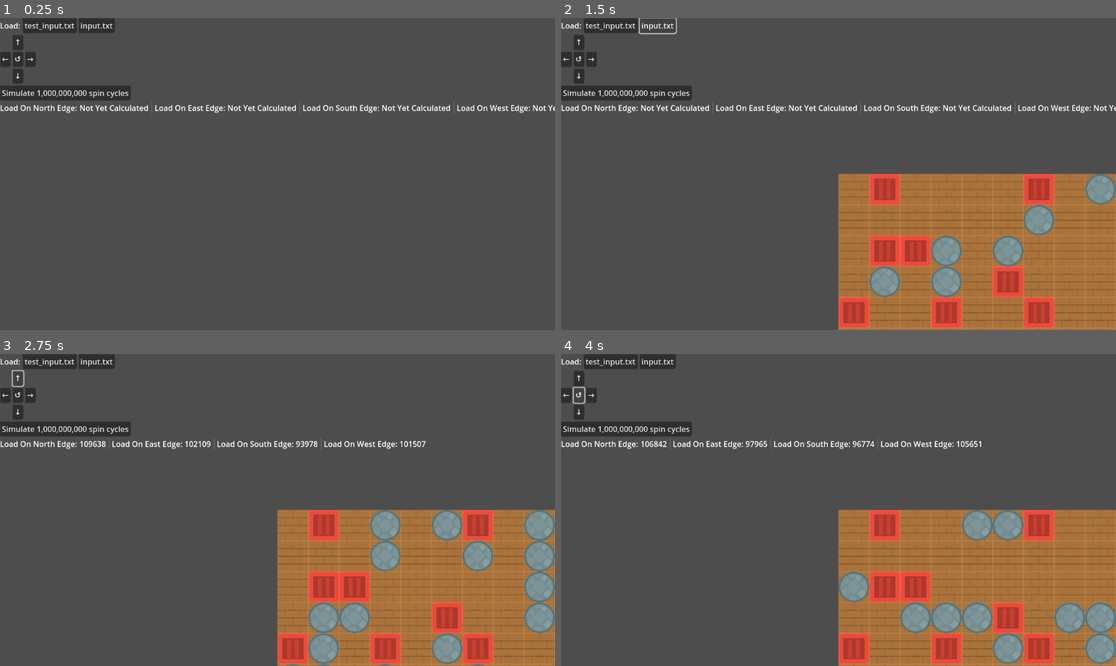
Above: before the commit, frames 1-4 (two rows, left to right).
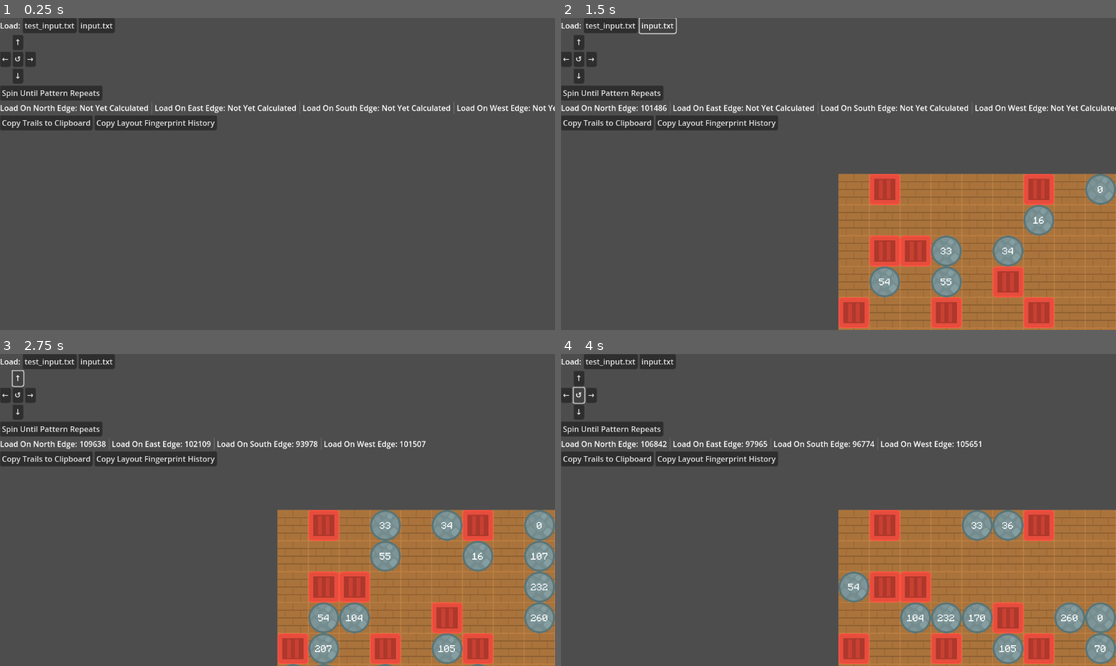
Above: after the commit, the same moments.

Repository: andrejp88/advent-of-code-2023
Game: Godot game, scene res://src/day_14/day_14.tscn
Two runs of this game, one before a commit and one after it. Both use one fixed random seed, a clock stepped at 60 frames per second and the inputs below. The project has no main scene, so this scene is started directly.
Inputs:
- Up to frame 1 (0.25 s): no input
- Up to frame 2 (1.5 s): click "test_input.txt" at 0.5 s; click "input.txt" at 1.25 s
- Up to frame 3 (2.75 s): click "↑" at 2 s
- Up to frame 4 (4 s): click "←" at 2.75 s; click "↺" at 3.5 s

The runs differ from the first frame. In frame 1, 2.0% of the frame differs, in the area x 0-40%, y 21-36%; in frame 2, 3.2%, in the area x 0-100%, y 21-86%; in frame 3, 2.3%; in frame 4, 2.2%.

Commit message:
Day 14, Part 2

Diff:
--- a/src/day_14/day_14.gd
+++ b/src/day_14/day_14.gd
@@ -10,6 +10,42 @@
 const atlas_coords_ground := Vector2i(0, 0)
 const atlas_coords_square_rock := Vector2i(1, 0)
 const atlas_coords_round_rock := Vector2i(0, 1)
+
+var max_cycles_remaining := 0
+const seconds_per_cycle := 0.1
+var time_since_last_cycle := 0.0
+
+var fingerprint_history: Array[String] = []
+var fingerprint_history_cache := {}
+
+
+func _process(delta: float) -> void:
+	if max_cycles_remaining > 0:
+		time_since_last_cycle += delta
+		while time_since_last_cycle > seconds_per_cycle:
+			perform_spin_cycle()
+			max_cycles_remaining -= 1
+			time_since_last_cycle -= seconds_per_cycle
+			$CanvasLayer/VBoxContainer/HBoxContainer3/SpinCyclesRemainingLabel.text = "Spin cycles remaining: %d" % [max_cycles_remaining]
+
+			var last_fingerprint := fingerprint_history[fingerprint_history.size() - 1]
+			if last_fingerprint in fingerprint_history_cache:
+				max_cycles_remaining = 0
+
+				var first_instance_idx := fingerprint_history.find(last_fingerprint)
+				var last_instance_idx := fingerprint_history.size() - 1
+				var period := last_instance_idx - first_instance_idx
+
+				$CanvasLayer/VBoxContainer/HBoxContainer3/SpinCyclesRemainingLabel.text = "Found a repeating pattern of length %s, beginning at %s and ending just before %s" % [period, first_instance_idx, last_instance_idx]
+				var billionth_fingerprint_index := (1_000_000_000 - first_instance_idx) % period + first_instance_idx
+				var billionth_fingerprint_north_load: int = fingerprint_history_cache[fingerprint_history[billionth_fingerprint_index]]
+				$CanvasLayer/VBoxContainer/HBoxContainer4/ResultLabel.text = "After 1 billion cycles, the load on the north wall will be %s" % [billionth_fingerprint_north_load]
+				break
+
+			else:
+				fingerprint_history_cache[fingerprint_history[fingerprint_history.size() - 1]] = calculate_north_load()
+
+
 
 
 func load_and_populate(path: String) -> void:
@@ -20,13 +56,24 @@
 
 
 func repopulate_tilemap(input: String) -> void:
+	await get_tree().process_frame
+
 	tilemap.clear()
 	$CanvasLayer/VBoxContainer/HBoxContainer2/LoadOnNorthEdgeLabel.text = "Not Yet Calculated"
 	$CanvasLayer/VBoxContainer/HBoxContainer2/LoadOnEastEdgeLabel.text = "Not Yet Calculated"
 	$CanvasLayer/VBoxContainer/HBoxContainer2/LoadOnSouthEdgeLabel.text = "Not Yet Calculated"
 	$CanvasLayer/VBoxContainer/HBoxContainer2/LoadOnWestEdgeLabel.text = "Not Yet Calculated"
+	var rock_numbers_container := $RockNumbers/RockNumbersContainer
+	$RockNumbers.remove_child(rock_numbers_container)
+	rock_numbers_container.free()
+
+	rock_numbers_container = Node2D.new()
+	rock_numbers_container.name = "RockNumbersContainer"
+	$RockNumbers.add_child(rock_numbers_container)
 
 	var lines := input.split("\n", false)
+
+	var rock_id := 0
 
 	for y: int in lines.size():
 		for x: int in lines[y].length():
@@ -37,6 +84,26 @@
 
 			elif lines[y][x] == "O":
 				tilemap.set_cell(tilemap_layer_rocks, Vector2i(x, y), 0, atlas_coords_round_rock)
+				var number_label := Label.new()
+				number_label.name = str("%s,%s" % [x, y])
+				number_label.theme = preload("res://src/monocraft_theme.tres")
+				number_label.text = str(rock_id)
+				rock_numbers_container.add_child(number_label)
+				set_label_center_global_position_to_tile(number_label, Vector2i(x, y))
+				rock_id += 1
+
+	fingerprint_history.clear()
+	fingerprint_history.append(get_layout_fingerprint())
+	fingerprint_history_cache.clear()
+	fingerprint_history_cache[fingerprint_history[fingerprint_history.size() - 1]] = calculate_north_load()
+
+
+func set_label_center_global_position_to_tile(label: Label, pos: Vector2i) -> void:
+	label.global_position = (
+		Vector2(tilemap.tile_set.tile_size) * Vector2(pos) +
+		Vector2(tilemap.tile_set.tile_size) / 2.0 -
+		label.size / 2.0
+	)
 
 
 func tilt_platform_up() -> void:
@@ -54,6 +121,8 @@
 func move_round_rock_up(pos: Vector2i) -> void:
 	if pos.y == tilemap.get_used_rect().position.y:
 		return
+
+	var label := $RockNumbers/RockNumbersContainer.get_node("%s,%s" % [pos.x, pos.y])
 
 	for y: int in range(pos.y - 1, tilemap.get_used_rect().position.y - 1, -1):
 		var next_cell_atlas_coords := tilemap.get_cell_atlas_coords(tilemap_layer_rocks, Vector2i(pos.x, y))
@@ -64,14 +133,18 @@
 			var new_pos := Vector2i(pos.x, y + 1)
 			tilemap.set_cell(tilemap_layer_rocks, pos, -1, Vector2i(-1, -1))
 			tilemap.set_cell(tilemap_layer_rocks, new_pos, 0, atlas_coords_round_rock)
+			set_label_center_global_position_to_tile(label, new_pos)
+			label.name = "%s,%s" % [new_pos.x, new_pos.y]
 			return
 
 	var next_to_wall_pos := Vector2i(pos.x, tilemap.get_used_rect().position.y)
 	tilemap.set_cell(tilemap_layer_rocks, next_to_wall_pos, 0, atlas_coords_round_rock)
 	tilemap.set_cell(tilemap_layer_rocks, pos, -1, Vector2i(-1, -1))
-
-
-func calculate_north_load() -> void:
+	set_label_center_global_position_to_tile(label, next_to_wall_pos)
+	label.name = "%s,%s" % [next_to_wall_pos.x, next_to_wall_pos.y]
+
+
+func calculate_north_load() -> int:
 	var total_load_factor := 0
 
 	for coords: Vector2i in tilemap.get_used_cells(tilemap_layer_rocks):
@@ -79,6 +152,8 @@
 			total_load_factor += tilemap.get_used_rect().size.y - (coords.y - tilemap.get_used_rect().position.y)
 
 	$CanvasLayer/VBoxContainer/HBoxContainer2/LoadOnNorthEdgeLabel.text = str(total_load_factor)
+
+	return total_load_factor
 
 
 func tilt_platform_right() -> void:
@@ -96,6 +171,8 @@
 func move_round_rock_right(pos: Vector2i) -> void:
 	if pos.x == tilemap.get_used_rect().position.x + tilemap.get_used_rect().size.x - 1:
 		return
+
+	var label := $RockNumbers/RockNumbersContainer.get_node("%s,%s" % [pos.x, pos.y])
 
 	for x: int in range(pos.x + 1, tilemap.get_used_rect().position.x + tilemap.get_used_rect().size.x):
 		var next_cell_atlas_coords := tilemap.get_cell_atlas_coords(tilemap_layer_rocks, Vector2i(x, pos.y))
@@ -106,11 +183,15 @@
 			var new_pos := Vector2i(x - 1, pos.y)
 			tilemap.set_cell(tilemap_layer_rocks, pos, -1, Vector2i(-1, -1))
 			tilemap.set_cell(tilemap_layer_rocks, new_pos, 0, atlas_coords_round_rock)
+			set_label_center_global_position_to_tile(label, new_pos)
+			label.name = "%s,%s" % [new_pos.x, new_pos.y]
 			return
 
 	var next_to_wall_pos := Vector2i(tilemap.get_used_rect().position.x + tilemap.get_used_rect().size.x - 1, pos.y)
 	tilemap.set_cell(tilemap_layer_rocks, next_to_wall_pos, 0, atlas_coords_round_rock)
 	tilemap.set_cell(tilemap_layer_rocks, pos, -1, Vector2i(-1, -1))
+	set_label_center_global_position_to_tile(label, next_to_wall_pos)
+	label.name = "%s,%s" % [next_to_wall_pos.x, next_to_wall_pos.y]
 
 
 func calculate_east_load() -> void:
@@ -138,6 +219,8 @@
 func move_round_rock_down(pos: Vector2i) -> void:
 	if pos.y == tilemap.get_used_rect().position.y + tilemap.get_used_rect().size.y - 1:
 		return
+
+	var label := $RockNumbers/RockNumbersContainer.get_node("%s,%s" % [pos.x, pos.y])
 
 	for y: int in range(pos.y + 1, tilemap.get_used_rect().position.y + tilemap.get_used_rect().size.y):
 		var next_cell_atlas_coords := tilemap.get_cell_atlas_coords(tilemap_layer_rocks, Vector2i(pos.x, y))
@@ -148,11 +231,15 @@
 			var new_pos := Vector2i(pos.x, y - 1)
 			tilemap.set_cell(tilemap_layer_rocks, pos, -1, Vector2i(-1, -1))
 			tilemap.set_cell(tilemap_layer_rocks, new_pos, 0, atlas_coords_round_rock)
+			set_label_center_global_position_to_tile(label, new_pos)
+			label.name = "%s,%s" % [new_pos.x, new_pos.y]
 			return
 
 	var next_to_wall_pos := Vector2i(pos.x, tilemap.get_used_rect().position.y + tilemap.get_used_rect().size.y - 1)
 	tilemap.set_cell(tilemap_layer_rocks, next_to_wall_pos, 0, atlas_coords_round_rock)
 	tilemap.set_cell(tilemap_layer_rocks, pos, -1, Vector2i(-1, -1))
+	set_label_center_global_position_to_tile(label, next_to_wall_pos)
+	label.name = "%s,%s" % [next_to_wall_pos.x, next_to_wall_pos.y]
 
 
 func calculate_south_load() -> void:
@@ -180,6 +267,8 @@
 func move_round_rock_left(pos: Vector2i) -> void:
 	if pos.x == tilemap.get_used_rect().position.x:
 		return
+
+	var label := $RockNumbers/RockNumbersContainer.get_node("%s,%s" % [pos.x, pos.y])
 
 	for x: int in range(pos.x - 1, tilemap.get_used_rect().position.x - 1, -1):
 		var next_cell_atlas_coords := tilemap.get_cell_atlas_coords(tilemap_layer_rocks, Vector2i(x, pos.y))
@@ -190,11 +279,15 @@
 			var new_pos := Vector2i(x + 1, pos.y)
 			tilemap.set_cell(tilemap_layer_rocks, pos, -1, Vector2i(-1, -1))
 			tilemap.set_cell(tilemap_layer_rocks, new_pos, 0, atlas_coords_round_rock)
+			set_label_center_global_position_to_tile(label, new_pos)
+			label.name = "%s,%s" % [new_pos.x, new_pos.y]
 			return
 
 	var next_to_wall_pos := Vector2i(tilemap.get_used_rect().position.x, pos.y)
 	tilemap.set_cell(tilemap_layer_rocks, next_to_wall_pos, 0, atlas_coords_round_rock)
 	tilemap.set_cell(tilemap_layer_rocks, pos, -1, Vector2i(-1, -1))
+	set_label_center_global_position_to_tile(label, next_to_wall_pos)
+	label.name = "%s,%s" % [next_to_wall_pos.x, next_to_wall_pos.y]
 
 
 func calculate_west_load() -> void:
@@ -212,7 +305,26 @@
 	tilt_platform_left()
 	tilt_platform_down()
 	tilt_platform_right()
-
-
-func simulate_billion_cycles() -> void:
-	pass # Replace with function body.
+	fingerprint_history.append(get_layout_fingerprint())
+
+
+func spin_until_pattern_repeats() -> void:
+	max_cycles_remaining = 1_000
+
+
+func get_layout_fingerprint() -> String:
+	var sorted_cells := tilemap.get_used_cells(tilemap_layer_rocks)
+	sorted_cells.sort()
+	#var hashctx := HashingContext.new()
+	#hashctx.start(HashingContext.HASH_MD5)
+	#hashctx.update(PackedByteArray(sorted_cells))
+	#var hashed := hashctx.finish()
+	#return hashed.hex_encode()
+	return "%x" % [hash(sorted_cells)]
+
+
+func copy_fingerprint_history() -> void:
+	var result := []
+	for fingerprint in fingerprint_history:
+		result.append([fingerprint, fingerprint_history_cache[fingerprint]])
+	DisplayServer.clipboard_set(str(result))
--- a/src/day_14/day_14.tscn
+++ b/src/day_14/day_14.tscn
@@ -29,6 +29,11 @@
 layer_0/name = "Ground"
 layer_1/name = "Rocks"
 layer_1/tile_data = PackedInt32Array()
+
+[node name="RockNumbers" type="Node2D" parent="."]
+z_index = 1
+
+[node name="RockNumbersContainer" type="Node2D" parent="RockNumbers"]
 
 [node name="CanvasLayer" type="CanvasLayer" parent="."]
 
@@ -87,9 +92,12 @@
 [node name="HBoxContainer3" type="HBoxContainer" parent="CanvasLayer/VBoxContainer"]
 layout_mode = 2
 
-[node name="SimulateBillionCyclesButton" type="Button" parent="CanvasLayer/VBoxContainer/HBoxContainer3"]
+[node name="SpinUntilPatternRepeatsButton" type="Button" parent="CanvasLayer/VBoxContainer/HBoxContainer3"]
 layout_mode = 2
-text = "Simulate 1,000,000,000 spin cycles"
+text = "Spin Until Pattern Repeats"
+
+[node name="SpinCyclesRemainingLabel" type="Label" parent="CanvasLayer/VBoxContainer/HBoxContainer3"]
+layout_mode = 2
 
 [node name="HBoxContainer2" type="HBoxContainer" parent="CanvasLayer/VBoxContainer"]
 layout_mode = 2
@@ -135,6 +143,20 @@
 layout_mode = 2
 text = "Not Yet Calculated"
 
+[node name="HBoxContainer4" type="HBoxContainer" parent="CanvasLayer/VBoxContainer"]
+layout_mode = 2
+
+[node name="CopyTrailsButton" type="Button" parent="CanvasLayer/VBoxContainer/HBoxContainer4"]
+layout_mode = 2
+text = "Copy Trails to Clipboard"
+
+[node name="CopyFingerprintHistory" type="Button" parent="CanvasLayer/VBoxContainer/HBoxContainer4"]
+layout_mode = 2
+text = "Copy Layout Fingerprint History"
+
+[node name="ResultLabel" type="Label" parent="CanvasLayer/VBoxContainer/HBoxContainer4"]
+layout_mode = 2
+
 [connection signal="pressed" from="CanvasLayer/VBoxContainer/HBoxContainer/LoadTestInputButton" to="." method="load_and_populate" binds= ["res://src/day_14/test_input.txt"]]
 [connection signal="pressed" from="CanvasLayer/VBoxContainer/HBoxContainer/LoadInputButton" to="." method="load_and_populate" binds= ["res://src/day_14/input.txt"]]
 [connection signal="pressed" from="CanvasLayer/VBoxContainer/GridContainer/RollNorthButton" to="." method="tilt_platform_up"]
@@ -142,4 +164,6 @@
 [connection signal="pressed" from="CanvasLayer/VBoxContainer/GridContainer/SpinCycleButton" to="." method="perform_spin_cycle"]
 [connection signal="pressed" from="CanvasLayer/VBoxContainer/GridContainer/RollEastButton" to="." method="tilt_platform_right"]
 [connection signal="pressed" from="CanvasLayer/VBoxContainer/GridContainer/RollSouthButton" to="." method="tilt_platform_down"]
-[connection signal="pressed" from="CanvasLayer/VBoxContainer/HBoxContainer3/SimulateBillionCyclesButton" to="." method="simulate_billion_cycles"]
+[connection signal="pressed" from="CanvasLayer/VBoxContainer/HBoxContainer3/SpinUntilPatternRepeatsButton" to="." method="spin_until_pattern_repeats"]
+[connection signal="pressed" from="CanvasLayer/VBoxContainer/HBoxContainer4/CopyTrailsButton" to="." method="copy_trails_to_clipboard"]
+[connection signal="pressed" from="CanvasLayer/VBoxContainer/HBoxContainer4/CopyFingerprintHistory" to="." method="copy_fingerprint_history"]
